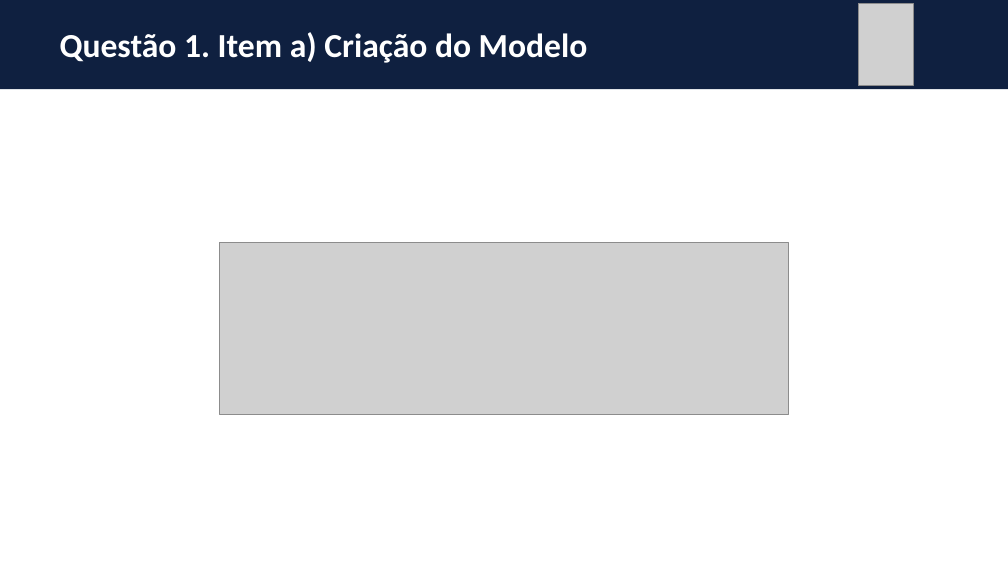
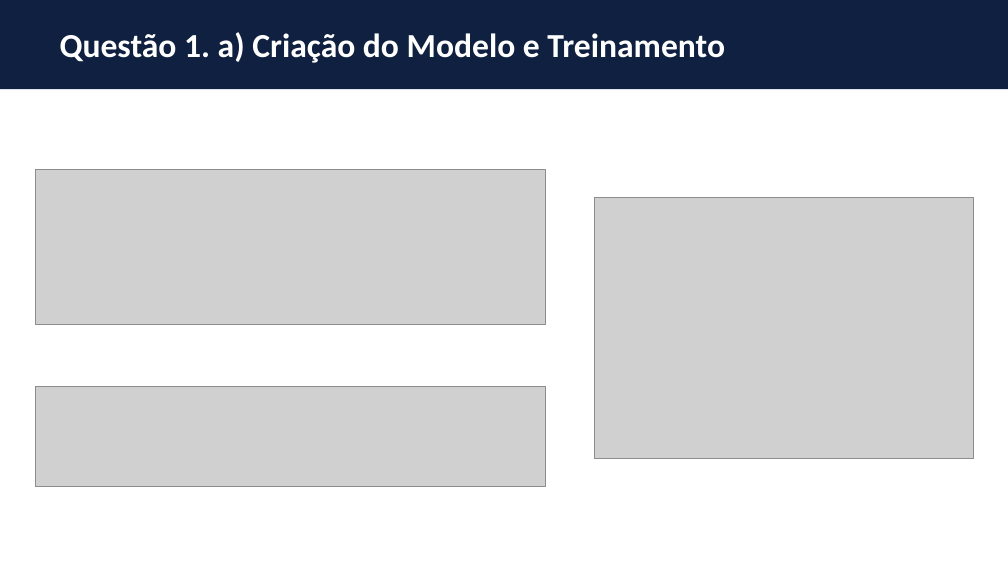
Before and after one commit to thiagoneye/master-deep_learning, a slide deck: slide 4 of DeepLearning/docs/ExerciseList/[DL] Lista de Exercícios - 2025.2 (PPGI).pptx. Drawn at 1008x567 pixels with LibreOffice and Linux fonts; fonts in the diff are those of the drawing; grey boxes stand for pictures. Boxes give left, top, right and bottom in pixels: in the first picture for what was removed or moved away, otherwise in the second. Text is boxed around its words. In the diff, an @@ line names an element or a change of style, - is before the commit and + after.

```diff
--- a/DeepLearning/docs/ExerciseList/[DL] Lista de Exercícios - 2025.2 (PPGI).pptx
+++ b/DeepLearning/docs/ExerciseList/[DL] Lista de Exercícios - 2025.2 (PPGI).pptx
@@ picture removed at [859,4,913,85] @@
@@ title at [60,32,725,63]: text changed @@
-Questão 1. Item a) Criação do Modelo
+Questão 1. a) Criação do Modelo e Treinamento
@@ picture: place and size @@
-picture at [219,242,788,414]
+picture at [35,169,546,324]
@@ picture added at [594,197,973,459] @@
@@ picture added at [35,386,546,487] @@
```
Also in this commit, not shown: 16 other slides changed, 11 slides added, 3 slides removed, 2 other files.
